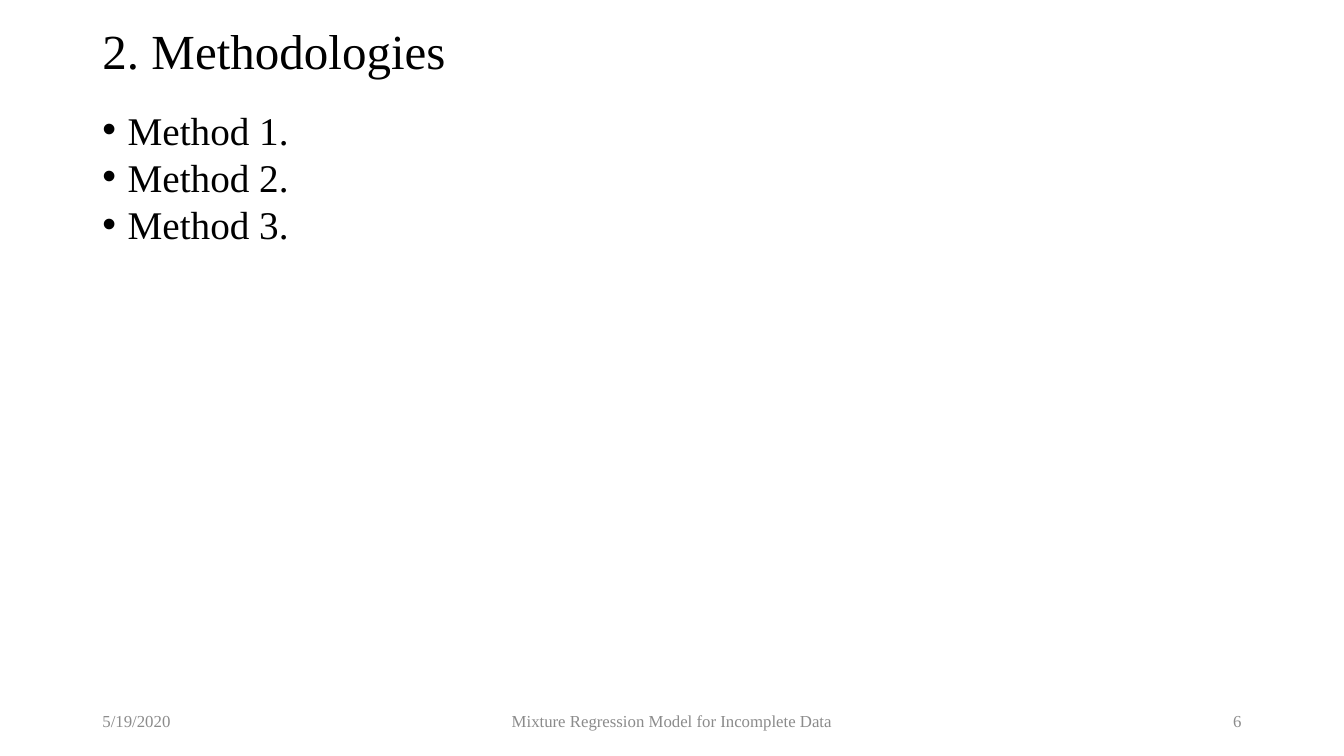
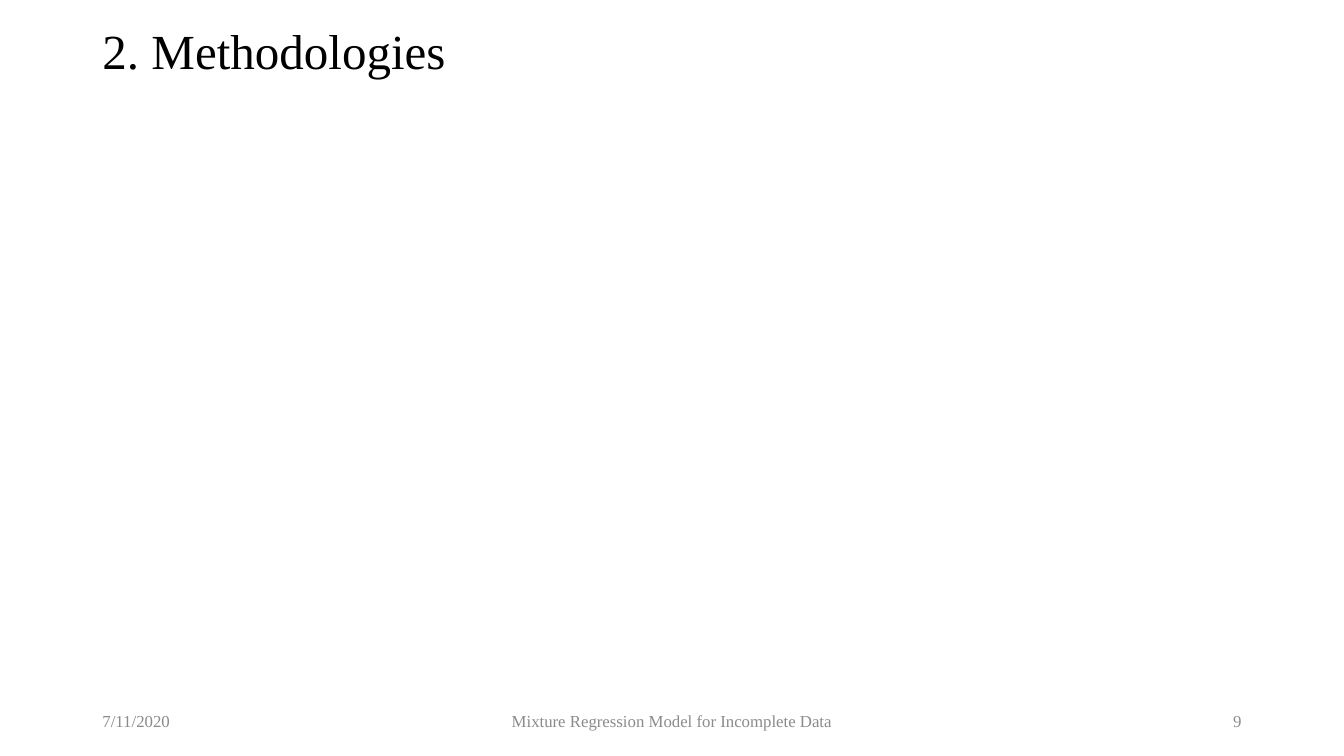
Before and after one commit to locnguyenacademic/sim, a slide deck: slide 9 of 2_design/MixtureRegressionModel/MixtureRegressionModel-RSC.pptx (slide 6 before the commit). Drawn at 1344x756 pixels with LibreOffice and Linux fonts; fonts in the diff are those of the drawing; grey boxes stand for pictures. Boxes give left, top, right and bottom in pixels: in the first picture for what was removed or moved away, otherwise in the second. Text is boxed around its words. In the diff, an @@ line names an element or a change of style, - is before the commit and + after.

```diff
--- a/2_design/MixtureRegressionModel/MixtureRegressionModel-RSC.pptx
+++ b/2_design/MixtureRegressionModel/MixtureRegressionModel-RSC.pptx
@@ text removed at (x1=128, y1=117, x2=288, y2=240) @@
-• Method 1.
-• Method 2.
-• Method 3.
@@ text at (x1=102, y1=716, x2=169, y2=727): text changed @@
-5/19/2020
+7/11/2020
@@ page number at (x1=1233, y1=716, x2=1241, y2=727): text changed @@
-6
+9
```
Also in this commit, not shown: 9 other slides changed, 11 slides added.
